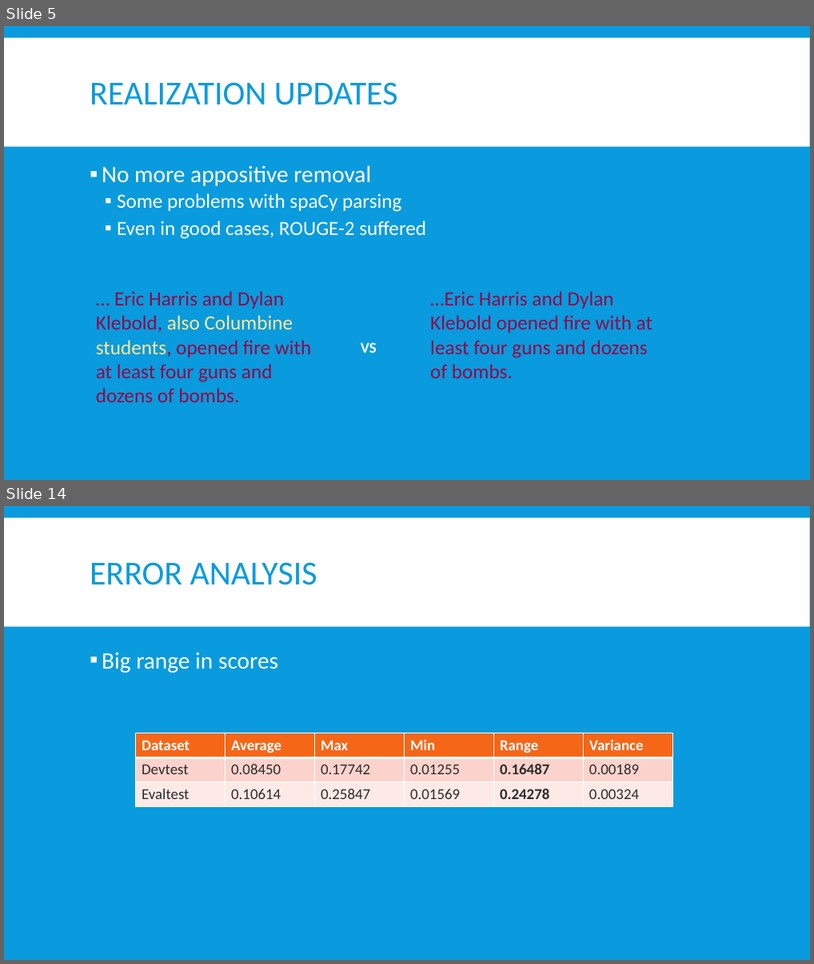
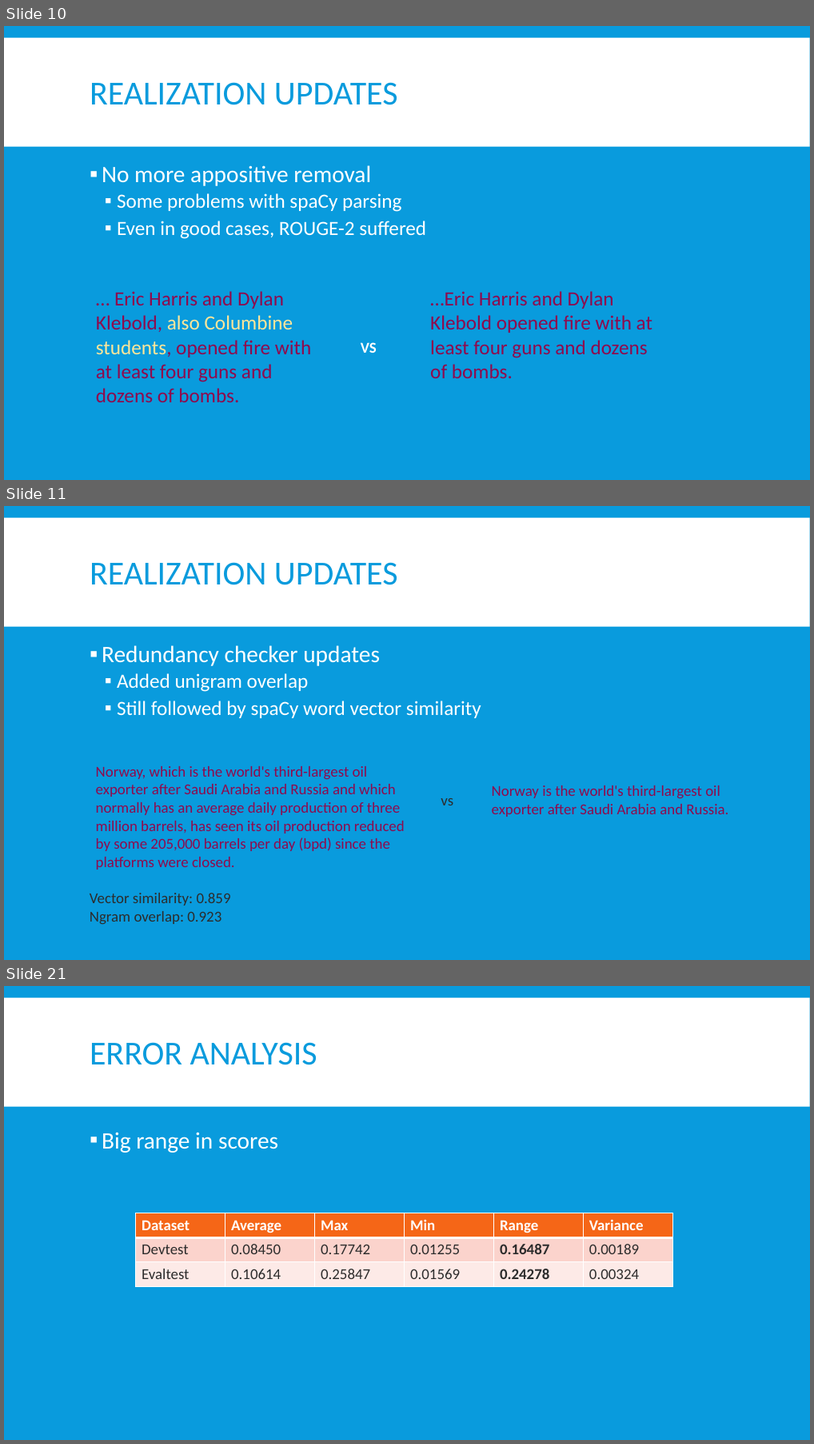
Before and after one commit to Mindful/ling-573, a slide deck: doc/D4_presentation.pptx. Shown one above the other, each under a label of ours: slides 5 and 14 before the commit, slides 10, 11 and 21 after it; the slides between them are not shown. The pictures are 814x964 and 814x1444 pixels, drawn with LibreOffice and Linux fonts; fonts in the diff are those of the drawing. Boxes give left, top, right and bottom in pixels: in the first picture for what was removed or moved away, otherwise in the second. Text is boxed around its words. In the diff, an @@ line names an element or a change of style, - is before the commit and + after.

```diff
--- a/doc/D4_presentation.pptx
+++ b/doc/D4_presentation.pptx
@@ slide 11 added at <box>4,506,810,960</box>, background #099BDD; not listed: 1 template element that a slide beside it also shows @@
@@ title added at <box>90,562,398,585</box>, 40 pt, text #099BDD @@
+REALIZATION UPDATES
@@ text added at <box>102,645,482,718</box>, 24 pt, text #FFFFFF @@
+▪ Redundancy checker updates
+  ▪ Added unigram overlap
+  ▪ Still followed by spaCy word vector similarity
@@ text added at <box>96,766,405,869</box>, 18 pt, text #8F0A4D @@
+Norway, which is the world's third-largest oil exporter after Saudi Arabia and Russia and which normally has an average daily production of three million barrels, has seen its oil production reduced by some 205,000 barrels per day (bpd) since the platforms were closed.
@@ text added at <box>492,785,729,816</box>, 18 pt, text #8F0A4D @@
+Norway is the world's third-largest oil exporter after Saudi Arabia and Russia.
@@ text added at <box>441,798,454,805</box>, 18 pt, text #2C2C2C @@
+vs
@@ text added at <box>90,892,231,924</box>, 18 pt, text #2C2C2C @@
+Vector similarity: 0.859
+Ngram overlap: 0.923
@@ what was slide 5 is now slide 10 @@
@@ what was slide 14 is now slide 21 @@
```
Also in this commit, not shown: 13 slides changed, 8 other slides added.
